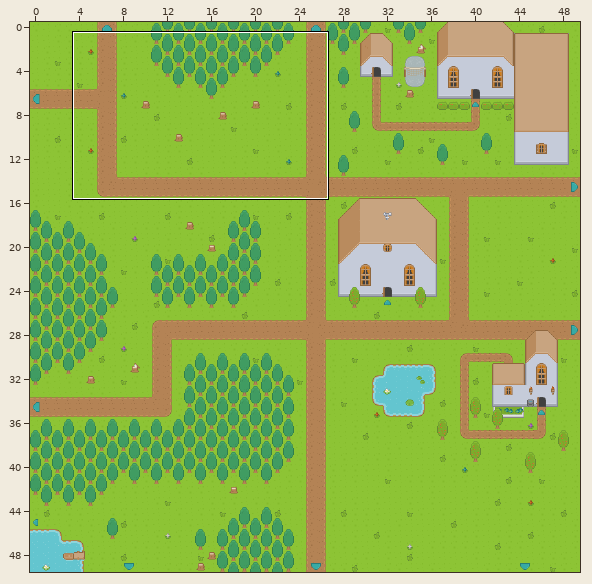
An edit to a level. Tiled map, client/maps/The Village.tmx. Above, an overview of the earlier version with the close-up marked.
Close-up. Before:
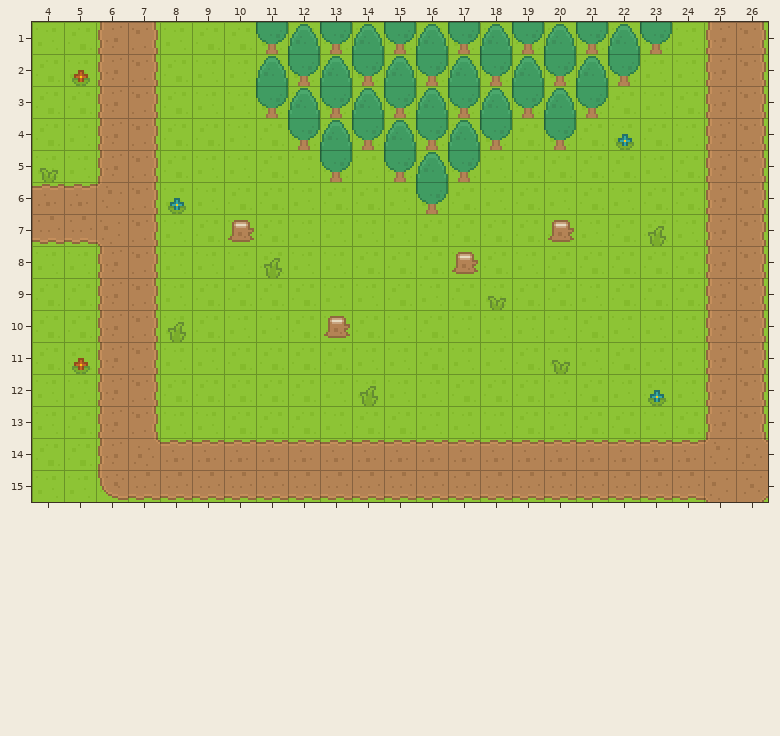
Cells are 16x16 px. Shown: x 4..26, y 1..15.
Now the later version:
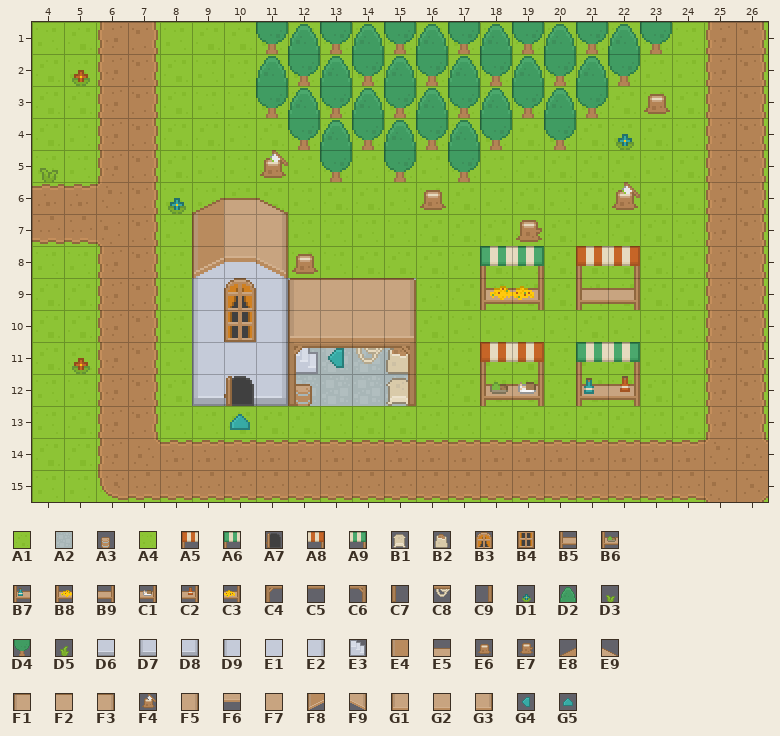
Key: from "roguelikeSheet": A1 5, A2 9, A3 23, A4 91, A5 96, A6 97, A7 123, A8 182, A9 183, B1 197, B2 199, B3 217, B4 303, B5 440, B6 441, B7 442, B8 443, B9 526, C1 527, C2 528, C3 529, C4 663, C5 664, C6 666, C7 749, C8 750, C9 752, D1 802, D2 875, D3 882, D4 961, D5 968, D6 1317, D7 1318, D8 1320, D9 1321, E1 1322, E2 1323, E3 1576, E4 1610, E5 1612, E6 1687, E7 1773, E8 1842, E9 1843, F1 1844, F2 1845, F3 1846, F4 1859, F5 1927, F6 1929, F7 1931, F8 2014, F9 2015, G1 2016, G2 2017, G3 2018, G4 2470, G5 2644.
__ is an empty cell, ## one hidden under a higher layer, .. an unchanged one.
Difference:
--- layer "Ground Terrain"
@@ x 12..15 @@
- 9 A1 A4 A4 A1
-10 A1 A4 A1 A4
-11 A1 A1 A4 A4
-12 A1 A4 A4 A4
+ 9 A2 ## ## A2
+10 ## ## ## ##
+11 A2 A2 A2 A2
+12 A2 A2 A2 A2
--- layer "Deco0"
@@ x 23..23 @@
- 3 __
+ 3 E6
@@ x 8..23 @@
- 5 .. .. .. __ .. .. .. .. D2 .. .. .. .. .. .. ..
- 6 .. .. .. .. .. .. .. .. D4 .. .. .. .. .. __ ..
- 7 .. .. E7 .. .. .. .. .. .. .. .. __ E7 .. .. D5
- 8 .. __ __ D5 __ .. .. .. .. E7 .. .. .. .. .. ..
- 9 .. __ __ __ .. .. .. .. .. .. D3 __ .. __ __ ..
-10 D5 __ .. __ .. E7 .. .. .. .. .. .. .. .. .. ..
-11 .. __ __ __ __ __ .. __ .. .. .. .. D3 .. .. ..
-12 .. __ __ __ __ .. D5 __ .. .. __ __ .. __ __ D1
-13 .. .. __ .. .. .. .. .. .. .. .. .. .. .. .. ..
+ 5 .. .. .. F4 .. .. .. .. __ .. .. .. .. .. .. ..
+ 6 .. .. .. .. .. .. .. .. E6 .. .. .. .. .. F4 ..
+ 7 .. .. ## .. .. .. .. .. .. .. .. E7 __ .. .. __
+ 8 .. D9 E1 E2 E6 .. .. .. .. __ .. .. .. .. .. ..
+ 9 .. D9 E1 E2 .. .. .. .. .. .. B8 C3 .. B5 B9 ..
+10 __ D9 .. E2 .. __ .. .. .. .. .. .. .. .. .. ..
+11 .. D9 E1 E2 E3 G4 .. B2 .. .. .. .. __ .. .. ..
+12 .. D7 D6 D8 A3 .. __ B1 .. .. B6 C1 .. B7 C2 __
+13 .. .. G5 .. .. .. .. .. .. .. .. .. .. .. .. ..
--- layer "Deco1"
@@ x 10..10 @@
- 9 __
-10 __
+ 9 B3
+10 B4
@@ x 10..15 @@
-12 __ .. __ .. .. __
+12 A7 .. C7 .. .. C9
--- layer "Above0"
@@ x 9..22 @@
- 6 __ __ __ .. .. .. .. .. .. .. .. .. .. ..
- 7 __ __ __ .. .. .. .. .. .. .. .. .. .. ..
- 8 __ __ __ .. .. .. .. .. .. __ __ .. __ __
- 9 .. .. .. __ __ __ __ .. .. .. .. .. .. ..
-10 .. .. .. __ __ __ __ .. .. .. .. .. .. ..
-11 .. .. .. __ __ __ __ .. .. __ __ .. __ __
+ 6 E8 E5 E9 .. .. .. .. .. .. .. .. .. .. ..
+ 7 E4 F7 F5 .. .. .. .. .. .. .. .. .. .. ..
+ 8 F8 F6 F9 .. .. .. .. .. .. A6 A9 .. A5 A8
+ 9 .. .. .. F1 F2 F2 F3 .. .. .. .. .. .. ..
+10 .. .. .. G1 G2 G2 G3 .. .. .. .. .. .. ..
+11 .. .. .. C4 C5 C8 C6 .. .. A5 A8 .. A6 A9
Where, in picture pixels (left, top, right, bottom), the same in both close-ups:
added: (644, 94, 670, 114)
changed: (168, 150, 416, 430)
changed: (416, 152, 448, 214)
changed: (452, 182, 666, 310)
changed: (480, 342, 666, 406)
